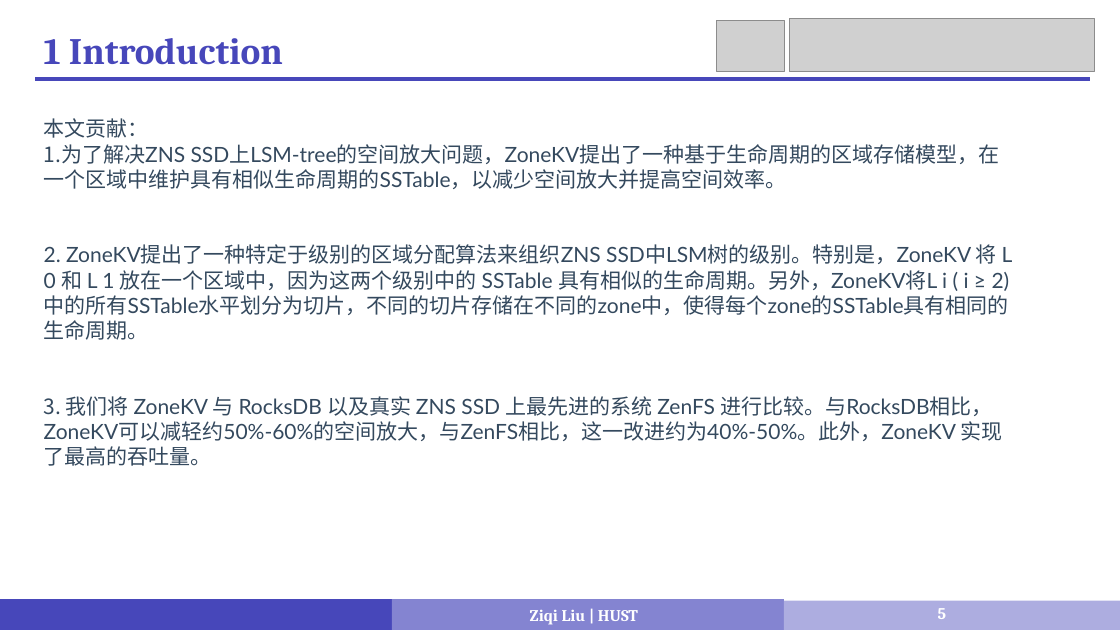
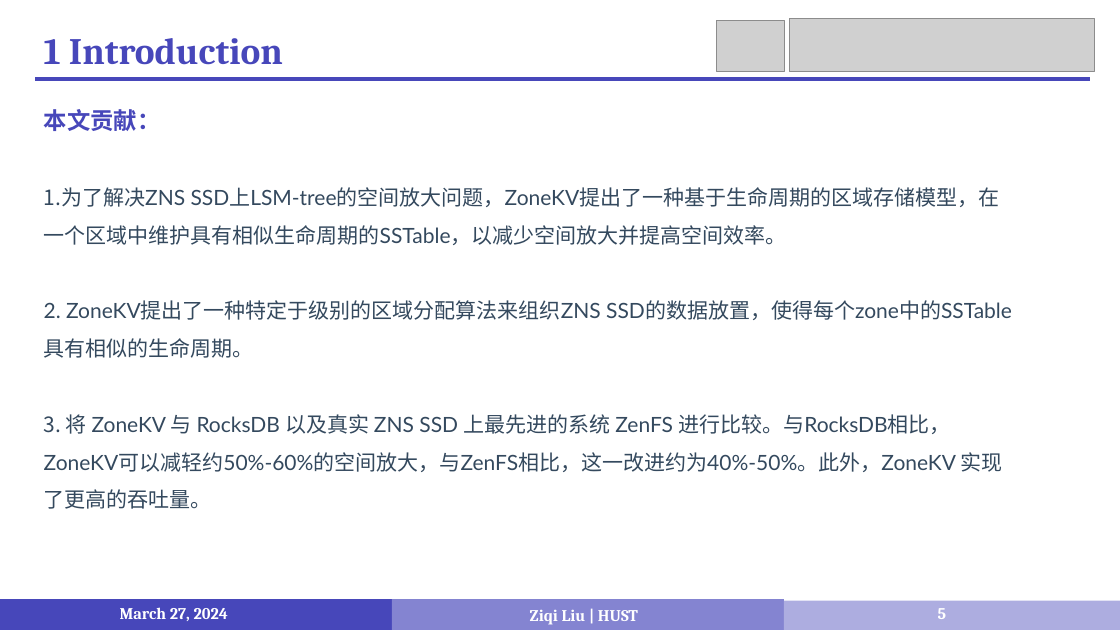
Before and after one commit to LiuziqiOvO/md, a slide deck: slide 5 of Paper/报告/5_ZoneKV .pptx. Drawn at 1120x630 pixels with LibreOffice and Linux fonts; fonts in the diff are those of the drawing; grey boxes stand for pictures. Boxes give left, top, right and bottom in pixels: in the first picture for what was removed or moved away, otherwise in the second. Text is boxed around its words. In the diff, an @@ line names an element or a change of style, - is before the commit and + after.

```diff
--- a/Paper/报告/5_ZoneKV .pptx
+++ b/Paper/报告/5_ZoneKV .pptx
@@ text "本文贡献：": place and size @@
-text "本文贡献：" at <box>44,118,1013,466</box>
+text "本文贡献：" at <box>44,109,1012,509</box>
@@ text at <box>44,109,1000,245</box>: size 18 to 20 pt, font Lato to Noto Sans CJK SC, text colour #34495E to #4747BA, bold on in "本文贡献："; line spacing 1 to 1.5 @@
@@ text at <box>44,300,1012,509</box>: text changed @@
-2. ZoneKV提出了一种特定于级别的区域分配算法来组织ZNS SSD中LSM树的级别。特别是，ZoneKV 将 L 0 和 L 1 放在一个区域中，因为这两个级别中的 SSTable 具有相似的生命周期。另外，ZoneKV将L i ( i ≥ 2)中的所有SSTable水平划分为切片，不同的切片存储在不同的zone中，使得每个zone的SSTable具有相同的生命周期。
-3. 我们将 ZoneKV 与 RocksDB 以及真实 ZNS SSD 上最先进的系统 ZenFS 进行比较。与RocksDB相比，ZoneKV可以减轻约50%-60%的空间放大，与ZenFS相比，这一改进约为40%-50%。此外，ZoneKV 实现了最高的吞吐量。
+2. ZoneKV提出了一种特定于级别的区域分配算法来组织ZNS SSD的数据放置，使得每个zone中的SSTable具有相似的生命周期。
+3. 将 ZoneKV 与 RocksDB 以及真实 ZNS SSD 上最先进的系统 ZenFS 进行比较。与RocksDB相比，ZoneKV可以减轻约50%-60%的空间放大，与ZenFS相比，这一改进约为40%-50%。此外，ZoneKV 实现了更高的吞吐量。
@@ text added at <box>120,607,228,621</box>, 14 pt, text #FFFFFF, bold @@
+March 27, 2024
```
Also in this commit, not shown: 10 other slides changed, 10 slides removed, 5 other files.
